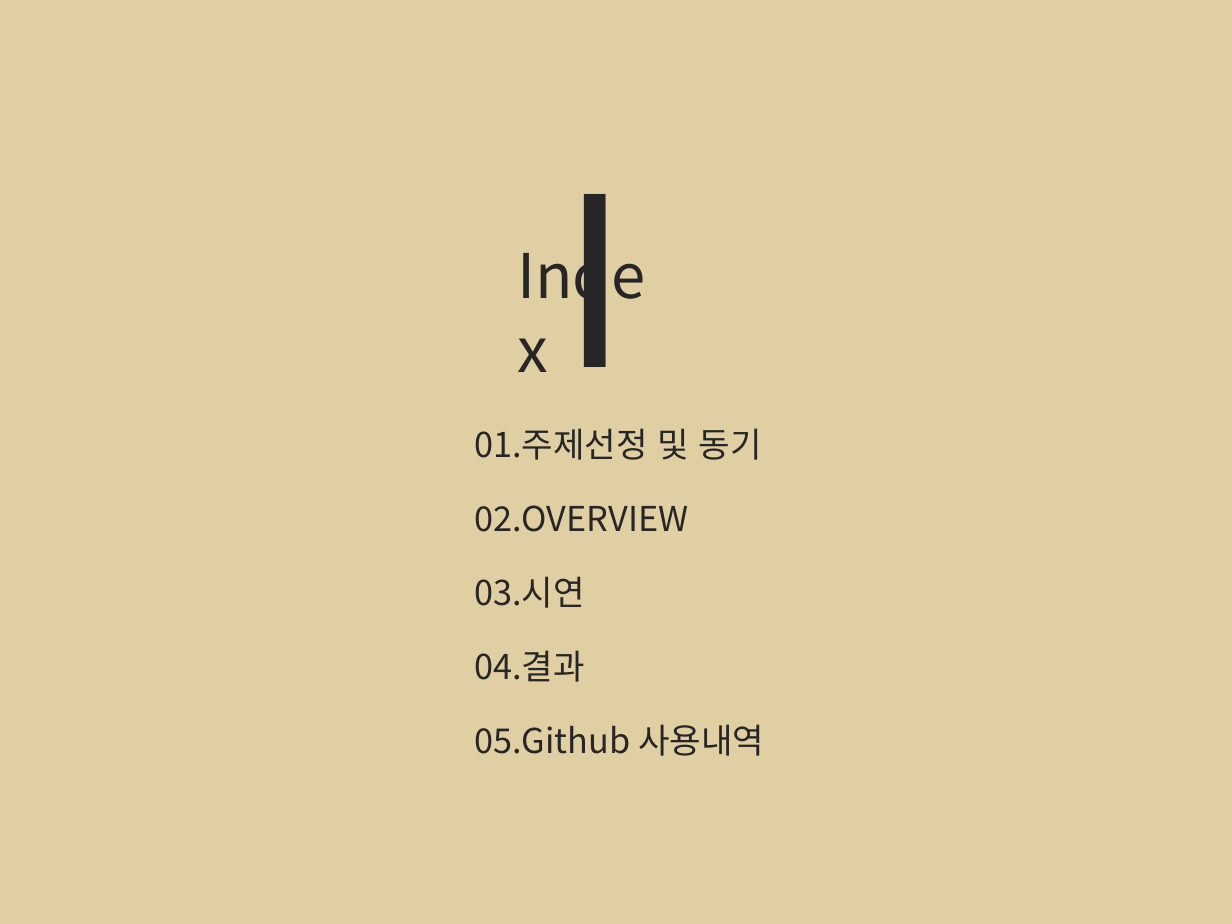
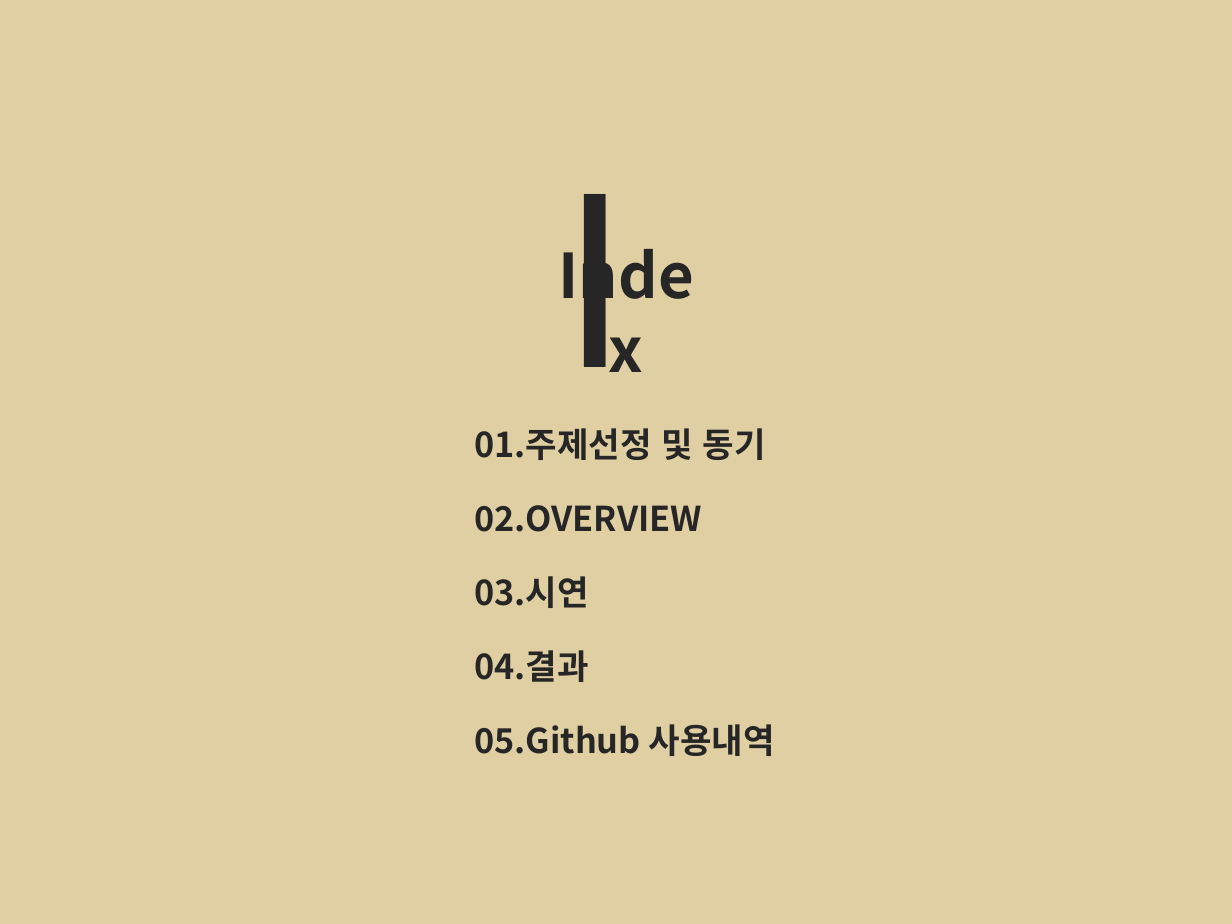
Before and after one commit to KYKimKing/Project_OS, a slide deck: slide 2 of 오픈소스최종발표자료v6.pptx. Drawn at 1232x924 pixels with LibreOffice and Linux fonts; fonts in the diff are those of the drawing. Boxes give left, top, right and bottom in pixels: in the first picture for what was removed or moved away, otherwise in the second. Text is boxed around its words. In the diff, an @@ line names an element or a change of style, - is before the commit and + after.

```diff
--- a/오픈소스최종발표자료v6.pptx
+++ b/오픈소스최종발표자료v6.pptx
@@ text "Index": place and size @@
-text "Index" at (505, 230, 685, 318)
+text "Index" at (536, 230, 716, 318)
@@ text "Index" at (536, 230, 716, 318): bold on; alignment left to centre @@
@@ bold on in 5 elements at (474, 428, 765, 460), (474, 505, 702, 532), (474, 576, 589, 608), (474, 650, 589, 682), (474, 724, 775, 756) @@
```
Also in this commit, not shown: 16 other slides changed, 4 other files.
